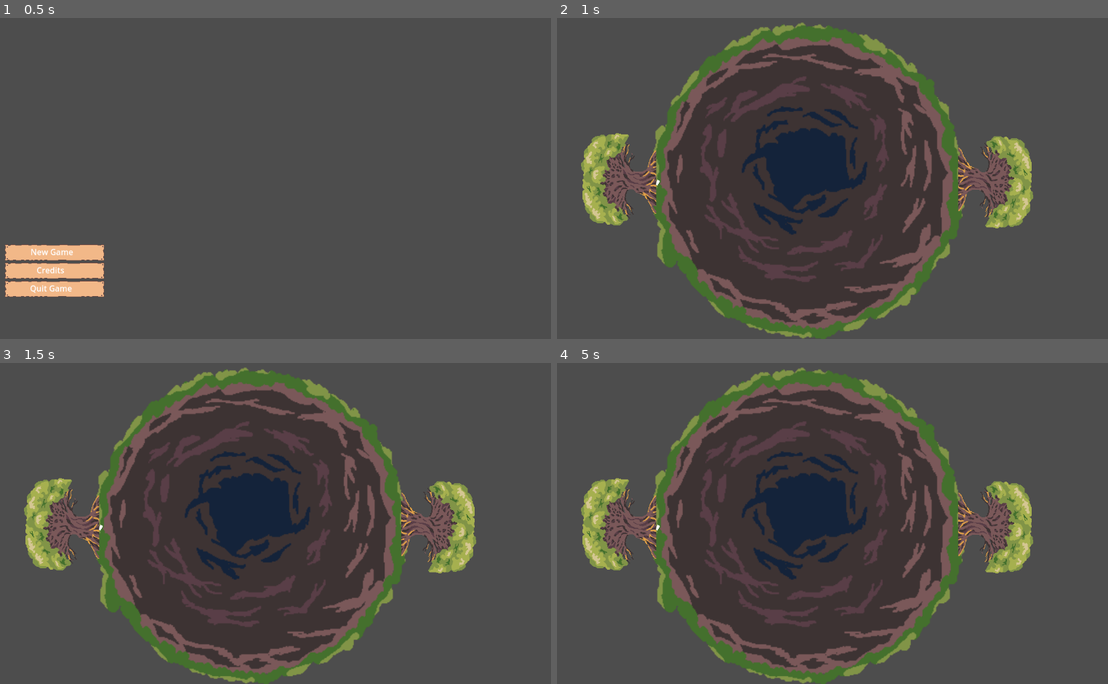
Above: before the commit, frames 1-4 (two rows, left to right).
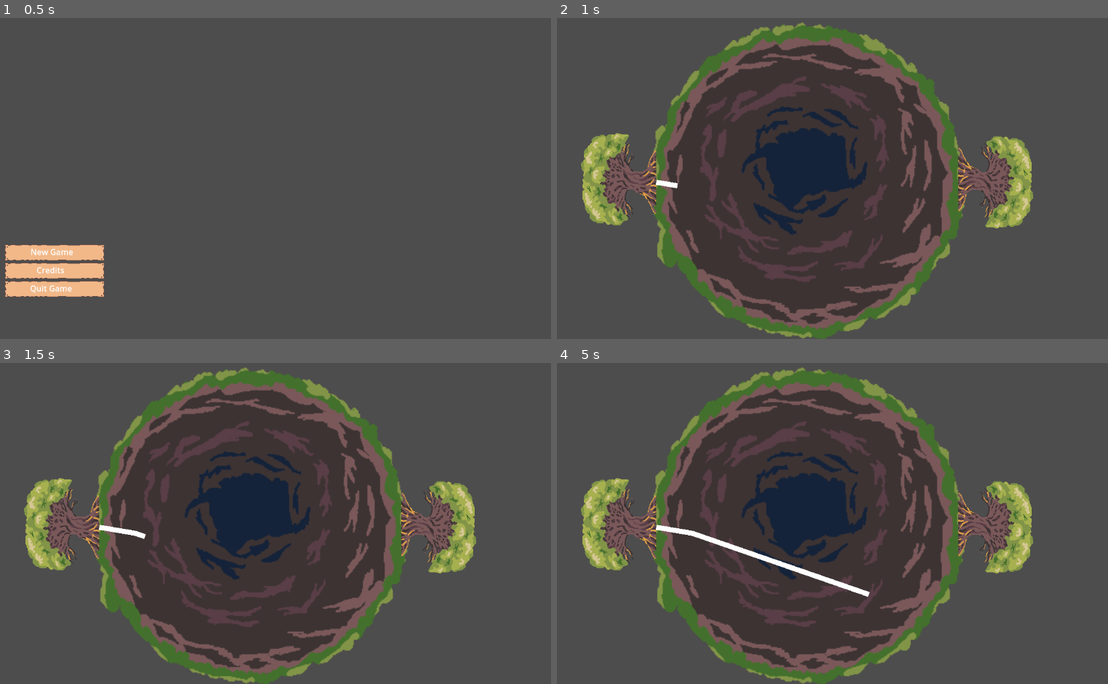
Above: after the commit, the same moments.

Repository: Rotta-Games/ragerootin
Game: Godot game, scene res://main.tscn
Same seed, same stepped clock (60 frames per second), same inputs: the game is played once before the commit and once after it.
Inputs (mouse positions are in pixels of both pictures, inside the frame that each line leads up to):
- Up to frame 1 (0.5 s): no input
- Up to frame 2 (1 s): click "New Game" at 0.5 s
- Up to frame 3 (1.5 s): tap Enter at 1.25 s; move the mouse to (385, 504) at 1.27 s; hold Right from 1.28 s (still down); click (385, 504) at 1.42 s
- Up to frame 4 (5 s): move the mouse to (700, 536) at 2.02 s; release Right at 2.03 s; hold Left 2.03-2.78 s; click (700, 536) at 2.17 s; move the mouse to (876, 449) at 2.77 s; hold Right 2.78-4.28 s; click (876, 449) at 2.92 s; move the mouse to (788, 584) at 3.52 s; click (788, 584) at 3.67 s; move the mouse to (992, 568) at 4.27 s; hold Left from 4.28 s (still down); click (992, 568) at 4.42 s

Frame 1 is identical in both runs. In frame 2, less than 0.1% of the frame differs, in the area x 17-23%, y 50-54%; in frame 3, 0.1%; in frame 4, 0.7%, in the area x 17-57%, y 50-74%.

Commit message:
Line movement

Diff:
--- a/Player1.gd
+++ b/Player1.gd
@@ -1,33 +1,43 @@
 extends Sprite2D
 
 @onready var line1 = $Line1
-@onready var line2 = $Line2
+# @onready var line2 = $Line2
 
-var angle = 90;
-var headPosition = Vector2(0, 0)
+var angle = 10
+var speed = 100
+var turn_speed = 10
+var head_pos = Vector2(0, 0)
+var head_dir = Vector2(1, 0)
 var rng = RandomNumberGenerator.new()
 
 # Called when the node enters the scene tree for the first time.
 func _ready():
 	rng.randomize()
 	$RootTimer.start()
-	headPosition = self.to_local(self.get_position())
-	print(headPosition.angle())
+	head_pos = self.to_local(self.get_position())
+	add_point(line1, head_pos)
+	add_point(line1, head_pos)
+	# print(head_pos.angle())
 
 
 
-# Called every frame. 'delta' is the elapsed time since the previous frame.
 func _process(delta):
-	# var mouse_pos = get_viewport().get_mouse_position()
-	pass
+	var rotated = head_dir.rotated(angle * delta)
+	head_pos += rotated * speed * delta
+	move_last_point(line1, head_pos)
+
 
 func _input(event):
-	pass
-#	if event is InputEventMouseButton:
-#		if event.button_index == 1 and event.is_pressed():
-#			add_point(line1, event.position)
-#		if event.button_index == 2 and event.is_pressed():
-#			add_point(line2, event.position)
+	if event is InputEventKey:
+		if event.keycode == KEY_LEFT:
+			angle += -turn_speed
+		if event.keycode == KEY_RIGHT:
+			angle += turn_speed
+	# if event is InputEventMouseButton:
+	# 	if event.button_index == 1 and event.is_pressed():
+	# 		add_point(line1, event.position)
+	# 	if event.button_index == 2 and event.is_pressed():
+	# 		add_point(line2, event.position)
 
 
 func add_point(line, point):
@@ -41,8 +51,6 @@
 	shape.position = (last_point + point) / 2
 	shape.rotation = last_point.direction_to(point).angle()
 
-	shape.debug_color = Color(1, 0, 0, 0.5)
-
 	var length = last_point.distance_to(point)
 	rect.extents = Vector2(length / 2, 5)
 
@@ -50,6 +58,20 @@
 	body.add_child(shape)
 
 
+func move_last_point(line: Line2D, point: Vector2):
+	line.set_point_position(line.points.size()-1, point)
+	var second_last = line.points[-2]
+
+	var body = line.get_node("Area")
+	var shape = body.get_child(-1)
+	var rect = shape.shape
+
+	shape.position = (second_last + point) / 2
+	shape.rotation = second_last.direction_to(point).angle()
+
+	var length = second_last.distance_to(point)
+	rect.extents = Vector2(length / 2, 5)
+
+
 func _on_root_timer_timeout():
-	headPosition.x = headPosition.rotated(angle).x + 1
-	add_point(line1, headPosition)
+	add_point(line1, head_pos)
--- a/game.tscn
+++ b/game.tscn
@@ -37,7 +37,7 @@
 [node name="Area" type="Area2D" parent="Player1/Line1"]
 
 [node name="RootTimer" type="Timer" parent="Player1"]
-wait_time = 0.01
+wait_time = 0.171
 
 [node name="GUI" type="CanvasLayer" parent="."]
 visible = false
